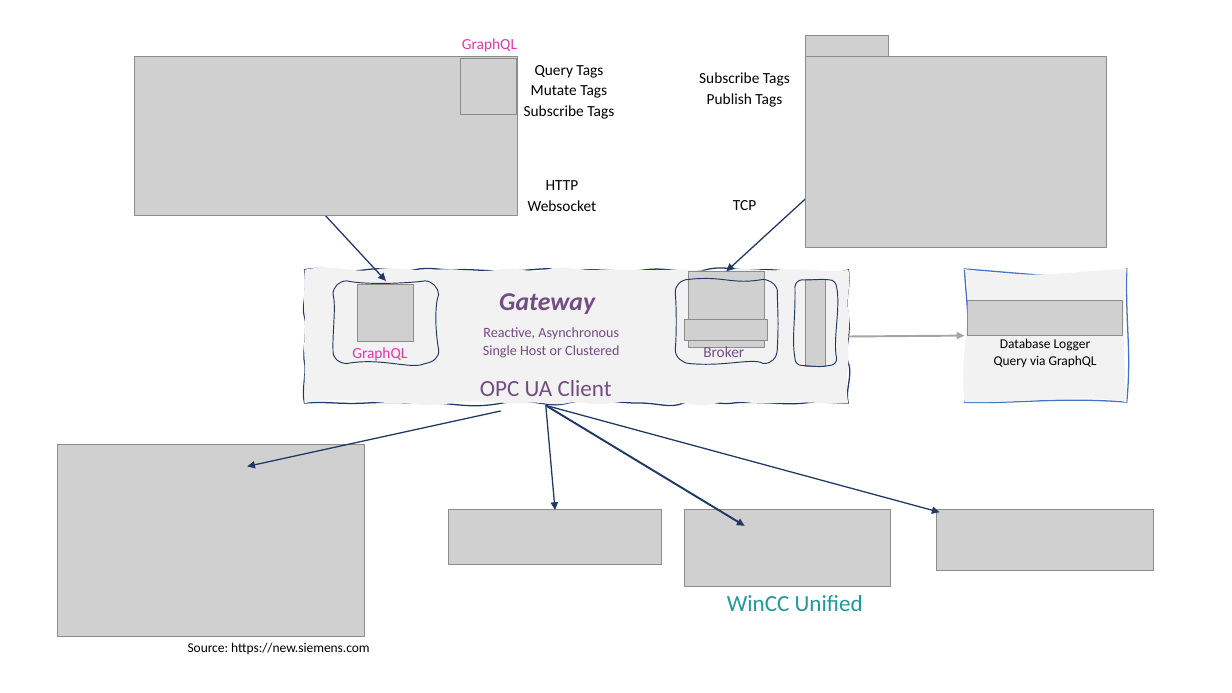
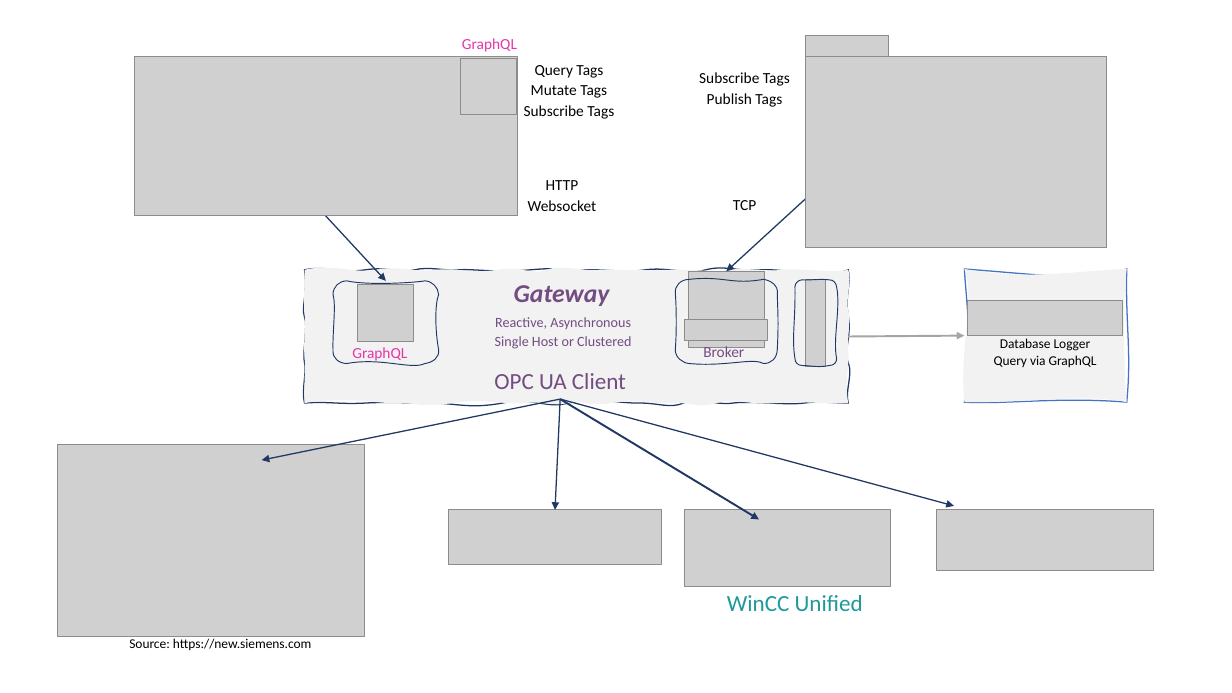
Before and after one commit to vogler75/automation-gateway, a slide deck: slide 1 of doc/Gateway.pptx. Drawn at 1232x693 pixels with LibreOffice and Linux fonts; fonts in the diff are those of the drawing; grey boxes stand for pictures. Boxes give left, top, right and bottom in pixels: in the first picture for what was removed or moved away, otherwise in the second. Text is boxed around its words. In the diff, an @@ line names an element or a change of style, - is before the commit and + after.

```diff
--- a/doc/Gateway.pptx
+++ b/doc/Gateway.pptx
@@ text "Reactive, Asynchronous": place and size @@
-text "Reactive, Asynchronous" at [483,327,619,358]
+text "Reactive, Asynchronous" at [495,317,631,349]
@@ arrow moved from (501, 411) - (248, 467) to (560, 399) - (262, 460) @@
@@ arrow moved from (546, 406) - (555, 510) to (560, 399) - (555, 510) @@
@@ 2 texts, 2 arrows: place and size @@
-2 texts, 2 arrows at [480,293,940,526]
+2 texts, 2 arrows at [494,285,954,519]
@@ text "Source: https://new.siemens.com": place and size @@
-text "Source: https://new.siemens.com" at [188,642,370,654]
+text "Source: https://new.siemens.com" at [129,638,312,650]
```
